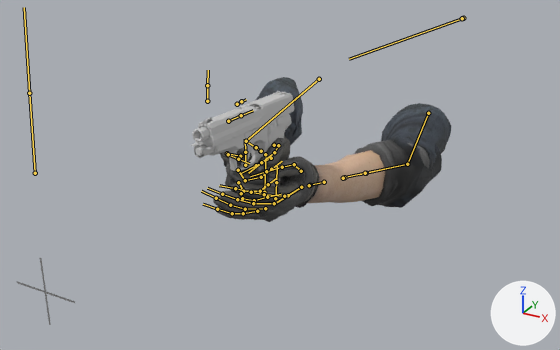
The FBX model Lost in Jen’Ar’Djentoo/Assets/Test/Pistol (Fede)/P226._fire.fbx as it was, and as the next commit left it.
Both versions are drawn from a 50 mm lens placed at (12.9, -46.4, 10.2), pointed at (-3.0, -17.6, -4.2). The lights are fixed; the arrows at lower right show +X, +Y and +Z. Both versions are drawn at frame 3 of the action 'Hands'; the numbers are the values there. The bones that bend it are drawn over the model as lines.

In view in the first picture: 'P226', "broke's css", 'non-ts css'.
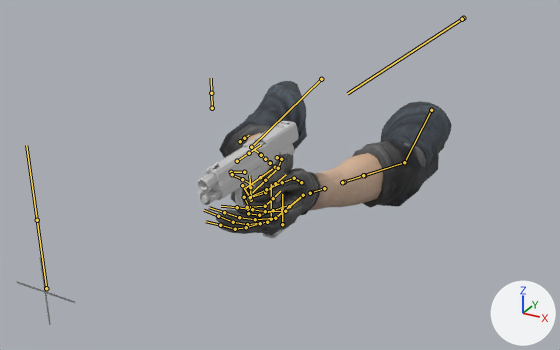
What differs and where, as boxes (x1, y1, x2, y2) in the pictures (560 x 350 px):
'non-ts css', posed
    before: (216, 121, 442, 222)
    after: (219, 105, 439, 235)
"broke's css", posed (6% taller)
    before: (213, 77, 451, 219)
    after: (216, 81, 452, 232)
'P226', posed
    before: (192, 91, 294, 187)
    after: (197, 121, 298, 239)
bone 'P6Slide', root to tip
    before: (228, 121) to (241, 115)
    after: (237, 161) to (249, 153)
bone 'r_upperarm', root to tip
    before: (319, 79) to (246, 141)
    after: (321, 79) to (251, 147)
bone 'r_wrist', root to tip
    before: (271, 158) to (240, 173)
    after: (275, 167) to (245, 188)
bone 'l_upperarm', root to tip
    before: (428, 113) to (407, 164)
    after: (431, 110) to (404, 162)
bone 'l_forearm', root to tip
    before: (407, 164) to (359, 174)
    after: (404, 162) to (358, 177)
bone 'l_wrist', root to tip
    before: (301, 187) to (273, 204)
    after: (303, 195) to (275, 218)

Edits to the bpy script that builds the scene:
```text
Change bone_rig_object:
    where bone_rig_object = bpy.data.objects['Hands']  # the whole rig 'Hands'
    bone_rig_object.rotation_euler: (-0.0873, 0.0, 0.0) -> (0.0, 0.0, 0.0)  # degrees (-5, 0, 0) -> degrees (0, 0, 0)
Change bone_p6slide:
    where bone_p6slide = bpy.data.objects['Hands'].pose.bones['P6Slide']  # child of 'Controll'
    bone_p6slide.location: (0.0, 0.74, 0.0) -> (0.0, 1.11, 0.0)
Change bone_r_upperarm:
    where bone_r_upperarm = bpy.data.objects['Hands'].pose.bones['r_upperarm']
    bone_r_upperarm.rotation_quaternion: (0.99, 0.015, 0.05, -0.134) -> (0.991, 0.012, 0.073, -0.116)  # degrees (1, 6, -15) -> degrees (0, 8, -13)
Change bone_r_wrist:
    where bone_r_wrist = bpy.data.objects['Hands'].pose.bones['r_wrist']  # child of 'r_forearm'
    bone_r_wrist.rotation_quaternion: (0.922, 0.343, -0.173, -0.043) -> (0.917, 0.346, -0.185, -0.07)  # degrees (43, -17, -12) -> degrees (44, -17, -16)
Change bone_l_upperarm:
    where bone_l_upperarm = bpy.data.objects['Hands'].pose.bones['l_upperarm']
    bone_l_upperarm.rotation_quaternion: (0.997, -0.065, 0.016, -0.045) -> (0.999, -0.043, 0.002, -0.015)  # degrees (-8, 1, -5) -> degrees (-5, 0, -2)
Change bone_l_forearm:
    where bone_l_forearm = bpy.data.objects['Hands'].pose.bones['l_forearm']  # child of 'l_upperarm'
    bone_l_forearm.rotation_quaternion: (0.976, 0.195, -0.048, 0.08) -> (0.984, 0.16, -0.049, 0.065)  # degrees (22, -7, 8) -> degrees (18, -7, 7)
Change bone_l_wrist:
    where bone_l_wrist = bpy.data.objects['Hands'].pose.bones['l_wrist']  # child of 'l_forearm'
    bone_l_wrist.rotation_quaternion: (0.896, -0.133, -0.422, 0.029) -> (0.901, -0.129, -0.415, 0.007)  # degrees (-23, -49, 14) -> degrees (-21, -48, 10)
```
